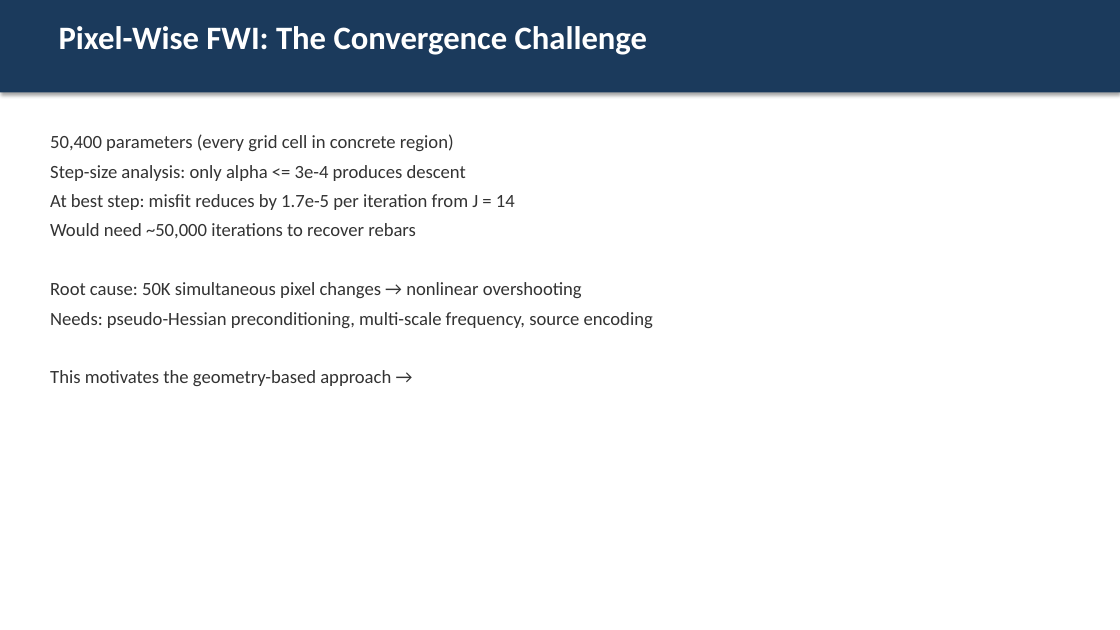
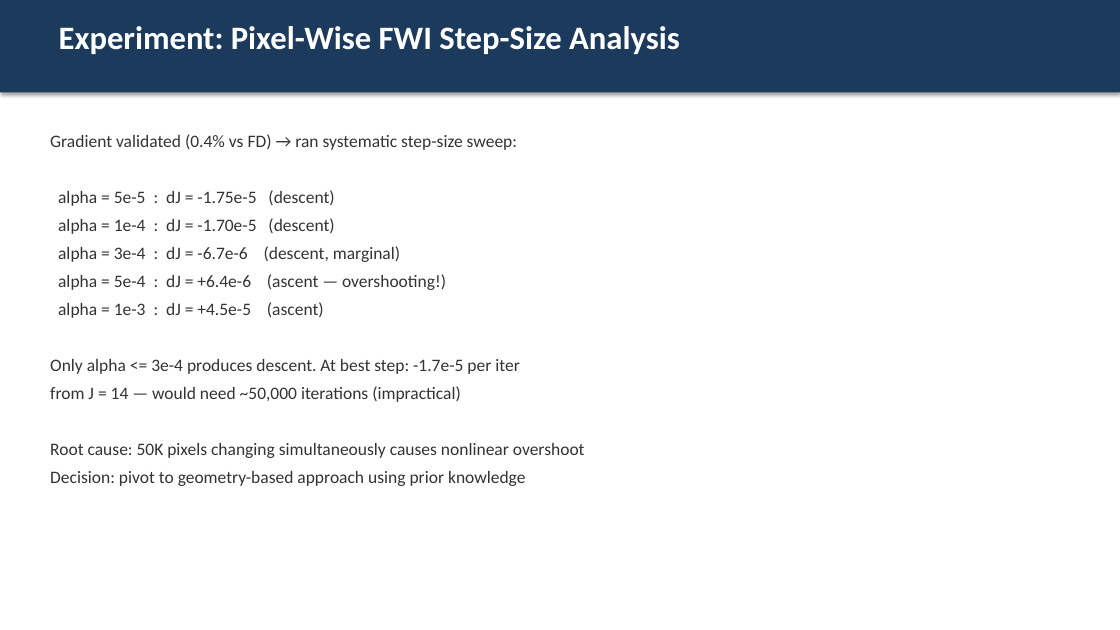
Before and after one commit to Maruf001/GPR-FDTD-FWI, a slide deck: slide 12 of outputs/GPR_FDTD_FWI_Presentation.pptx. Drawn at 1120x630 pixels with LibreOffice and Linux fonts; fonts in the diff are those of the drawing. Boxes give left, top, right and bottom in pixels: in the first picture for what was removed or moved away, otherwise in the second. Text is boxed around its words. In the diff, an @@ line names an element or a change of style, - is before the commit and + after.

```diff
--- a/outputs/GPR_FDTD_FWI_Presentation.pptx
+++ b/outputs/GPR_FDTD_FWI_Presentation.pptx
@@ text at [59,26,680,54]: text changed @@
-Pixel-Wise FWI: The Convergence Challenge
+Experiment: Pixel-Wise FWI Step-Size Analysis
@@ text at [50,134,585,486]: text changed; size 16 to 15 pt @@
-50,400 parameters (every grid cell in concrete region)
-Step-size analysis: only alpha <= 3e-4 produces descent
-At best step: misfit reduces by 1.7e-5 per iteration from J = 14
-Would need ~50,000 iterations to recover rebars
-Root cause: 50K simultaneous pixel changes → nonlinear overshooting
-Needs: pseudo-Hessian preconditioning, multi-scale frequency, source encoding
-This motivates the geometry-based approach →
+Gradient validated (0.4% vs FD) → ran systematic step-size sweep:
+alpha = 5e-5 : dJ = -1.75e-5 (descent)
+alpha = 1e-4 : dJ = -1.70e-5 (descent)
+alpha = 3e-4 : dJ = -6.7e-6 (descent, marginal)
+alpha = 5e-4 : dJ = +6.4e-6 (ascent — overshooting!)
+alpha = 1e-3 : dJ = +4.5e-5 (ascent)
+Only alpha <= 3e-4 produces descent. At best step: -1.7e-5 per iter
+from J = 14 — would need ~50,000 iterations (impractical)
+Root cause: 50K pixels changing simultaneously causes nonlinear overshoot
+Decision: pivot to geometry-based approach using prior knowledge
```
Also in this commit, not shown: 3 other slides changed, 2 slides added, 1 slide removed, 1 other file.
